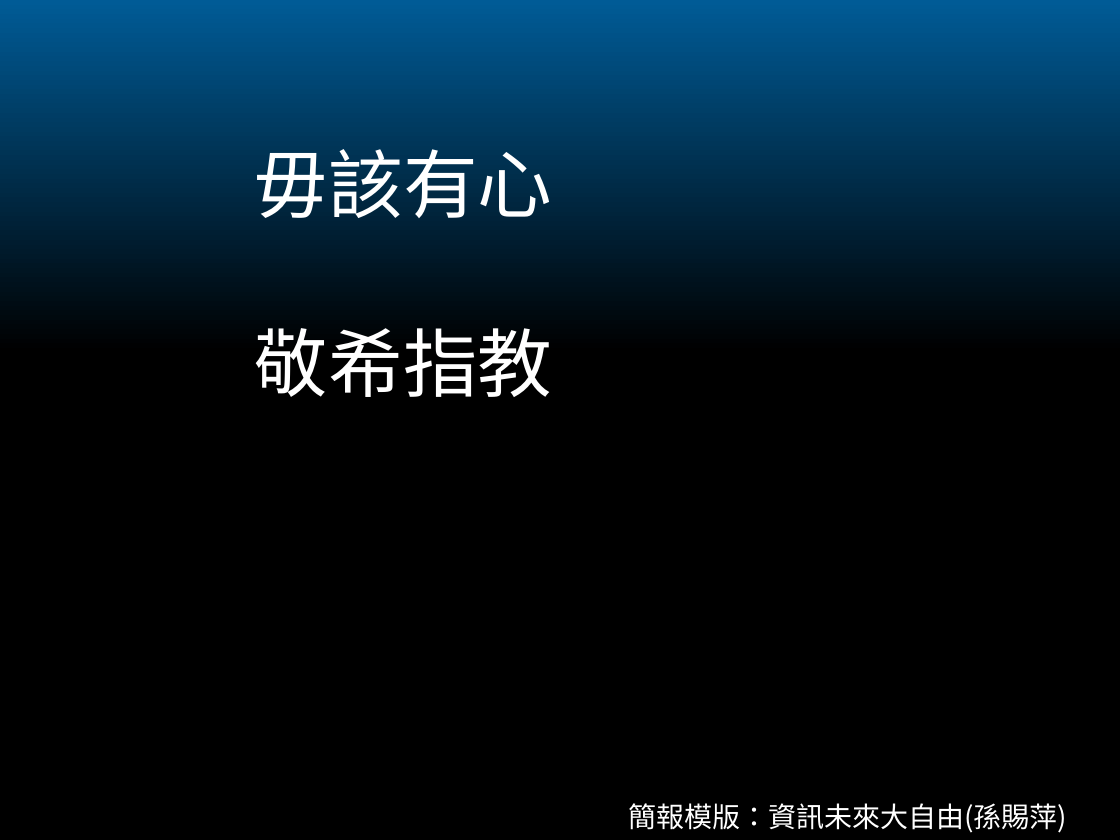
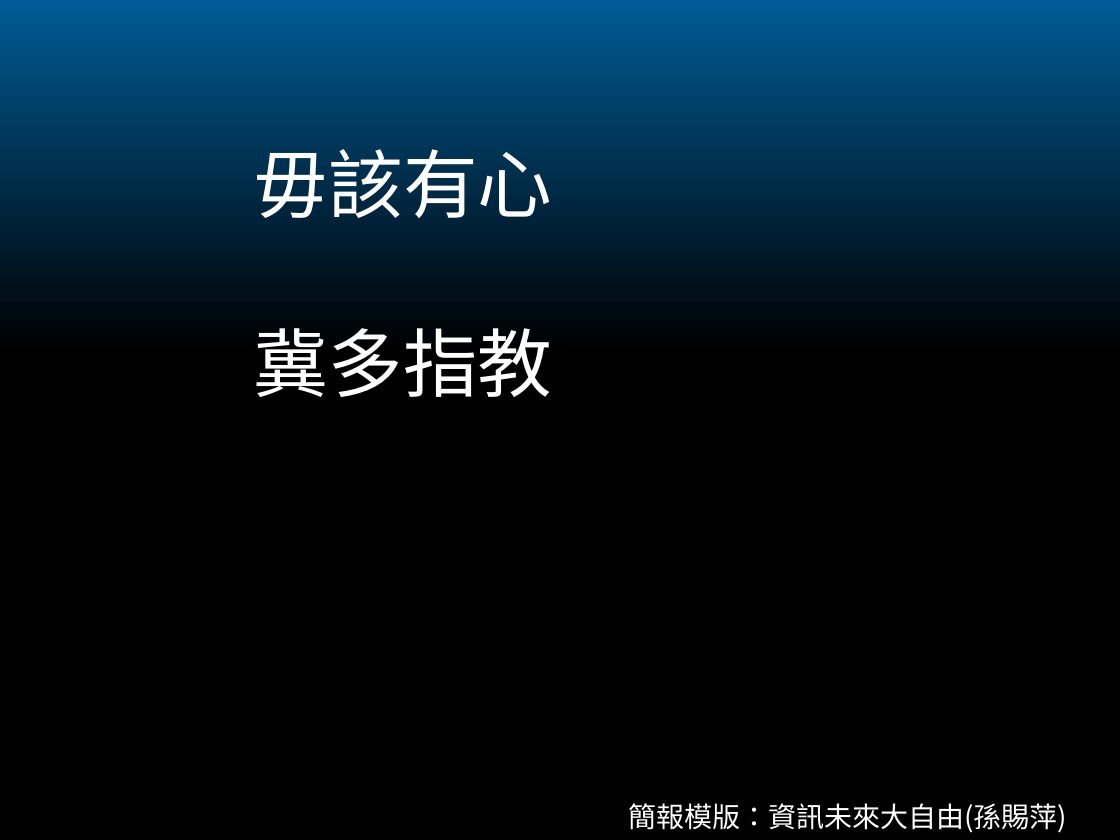
Before and after one commit to bluebat/.presentations, a slide deck: slide 11 of look-at-yue-desktop.odp. Drawn at 1120x840 pixels with LibreOffice and Linux fonts; fonts in the diff are those of the drawing. Boxes give left, top, right and bottom in pixels: in the first picture for what was removed or moved away, otherwise in the second. Text is boxed around its words. In the diff, an @@ line names an element or a change of style, - is before the commit and + after.

```diff
--- a/look-at-yue-desktop.odp
+++ b/look-at-yue-desktop.odp
@@ title at [254, 149, 553, 397]: text changed @@
-毋該有心
-敬希指教
+毋該有心
+冀多指教
```
Also in this commit, not shown: 5 other slides changed, 1 other file.
